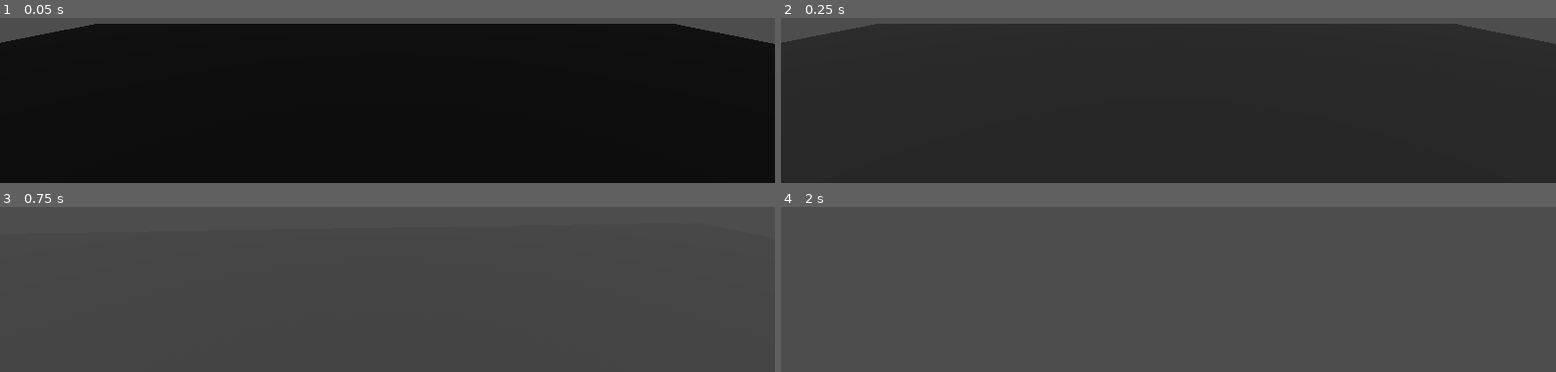
Above: before the commit, frames 1-4 (two rows, left to right).
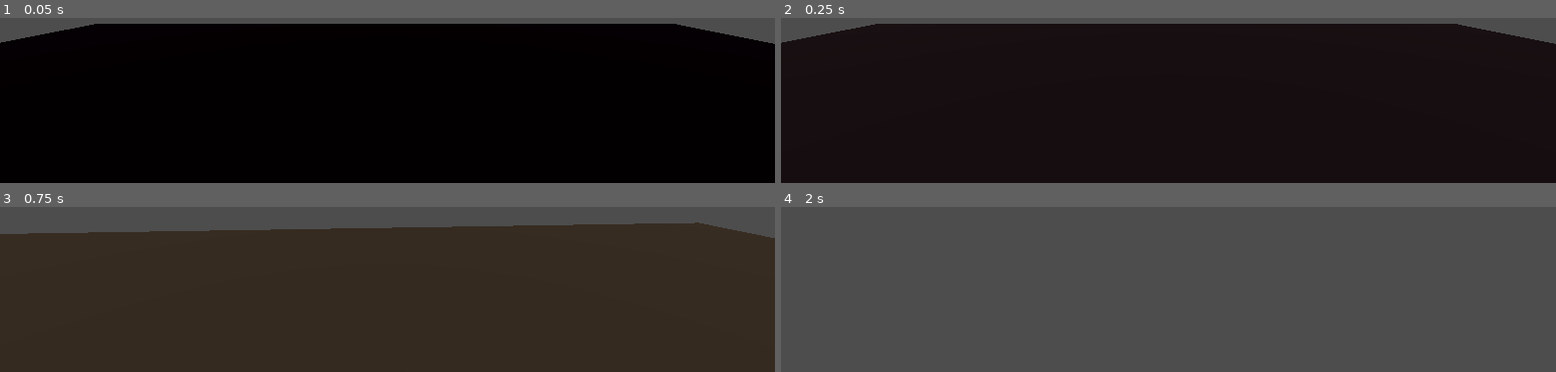
Above: after the commit, the same moments.

Repository: Nawreua/BasicSunlightSimulator
Game: Godot game, scene res://test_scenes/test_scene.tscn
The game is run twice, just before and just after one commit, with the same random seed, the same clock (stepped at 60 frames per second) and the same inputs.
Inputs (mouse positions are in pixels of both pictures, inside the frame that each line leads up to):
- Up to frame 1 (0.05 s): no input
- Up to frame 2 (0.25 s): no input
- Up to frame 3 (0.75 s): move the mouse to (outside the picture) at 0.52 s; hold W (move_forward) from 0.53 s (still down)
- Up to frame 4 (2 s): keep holding W (move_forward); tap Space (jump) at 0.77, 1.52 s; move the mouse to (outside the picture) at 1.27 s

The runs differ from the first frame. In frame 2, 95% of the frame differs, in the area x 0-100%, y 3-100%; in frame 3, 87%; in frame 4, nothing differs.

Commit message:
sunlight: add sunlight color gradient

Diff:
--- a/entities/sun/sun.gd
+++ b/entities/sun/sun.gd
@@ -3,8 +3,10 @@
 @export var distance: float = 1000 # The distance between the sun sprite and the ground
 @export var rotation_degree: float = -15 # The degree of rotation of the sun each second
 @export var color: Color = Color(1,1,1,1)
+@export var gradient: Gradient
 
 @export var render_3D: bool = true # Select wich sun object to render
+@export var color_gradient: bool = true
 
 # The approximate ratio scale of the sun size over the sun-earth distance
 var distance_to_size_scale: float = 0.009300934521924315
@@ -18,4 +20,7 @@
 	light_color = color
 
 func _physics_process(delta: float) -> void:
-	rotate_x(deg_to_rad(rotation_degree * delta))
+	var rotation_delta = rotation_degree * delta
+	rotate_x(deg_to_rad(rotation_delta))
+	if color_gradient:
+		light_color = gradient.sample(abs(rotation.x) / PI)
--- a/entities/sun/sun.tscn
+++ b/entities/sun/sun.tscn
@@ -1,13 +1,18 @@
-[gd_scene load_steps=4 format=3 uid="uid://bclb2pno2mthn"]
+[gd_scene load_steps=5 format=3 uid="uid://bclb2pno2mthn"]
 
 [ext_resource type="Script" uid="uid://d31ir4rx77mb2" path="res://entities/sun/sun.gd" id="1_ecaif"]
 [ext_resource type="Texture2D" uid="uid://cjtui10b6jjhv" path="res://entities/sun/sun.svg" id="2_stape"]
+
+[sub_resource type="Gradient" id="Gradient_stape"]
+offsets = PackedFloat32Array(0, 0.1, 0.2, 0.5, 0.8, 0.9, 1)
+colors = PackedColorArray(0.5686275, 0.39607844, 0.5294118, 1, 0.92941177, 0.81960785, 0.5294118, 1, 1, 1, 1, 1, 1, 1, 1, 1, 1, 1, 1, 1, 0.85490197, 0.3882353, 0.17254902, 1, 0.69803923, 0.41568628, 0.42352942, 1)
 
 [sub_resource type="StandardMaterial3D" id="StandardMaterial3D_stape"]
 albedo_color = Color(1, 0.8, 0.2, 1)
 
 [node name="Sun" type="DirectionalLight3D"]
 script = ExtResource("1_ecaif")
+gradient = SubResource("Gradient_stape")
 
 [node name="SunRenderer" type="Node3D" parent="."]
 
